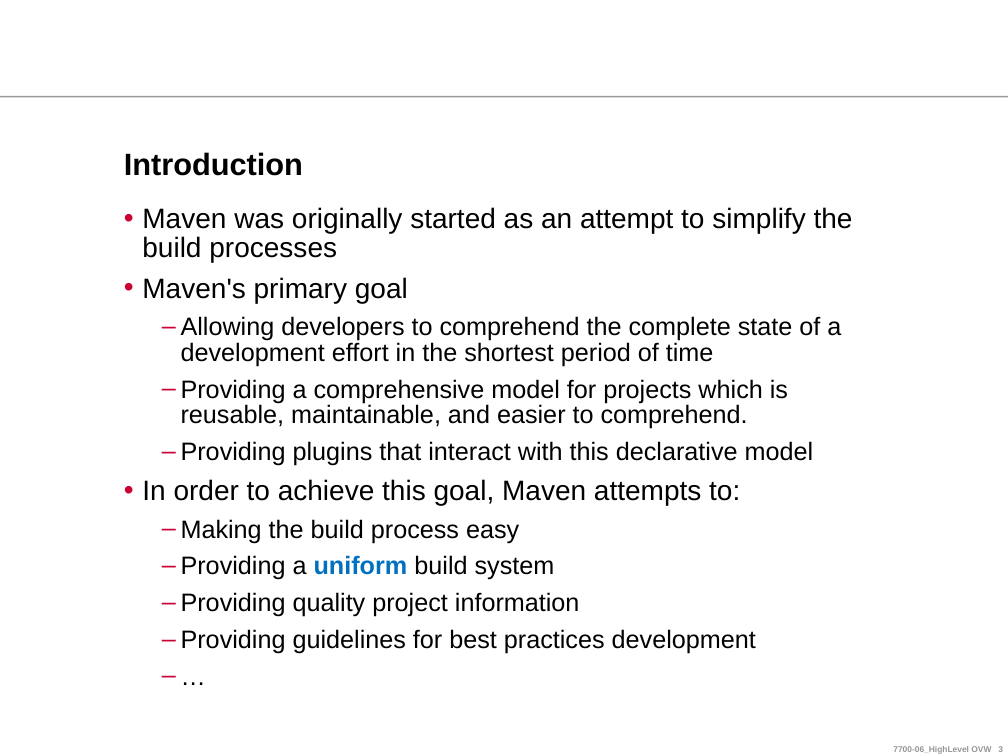
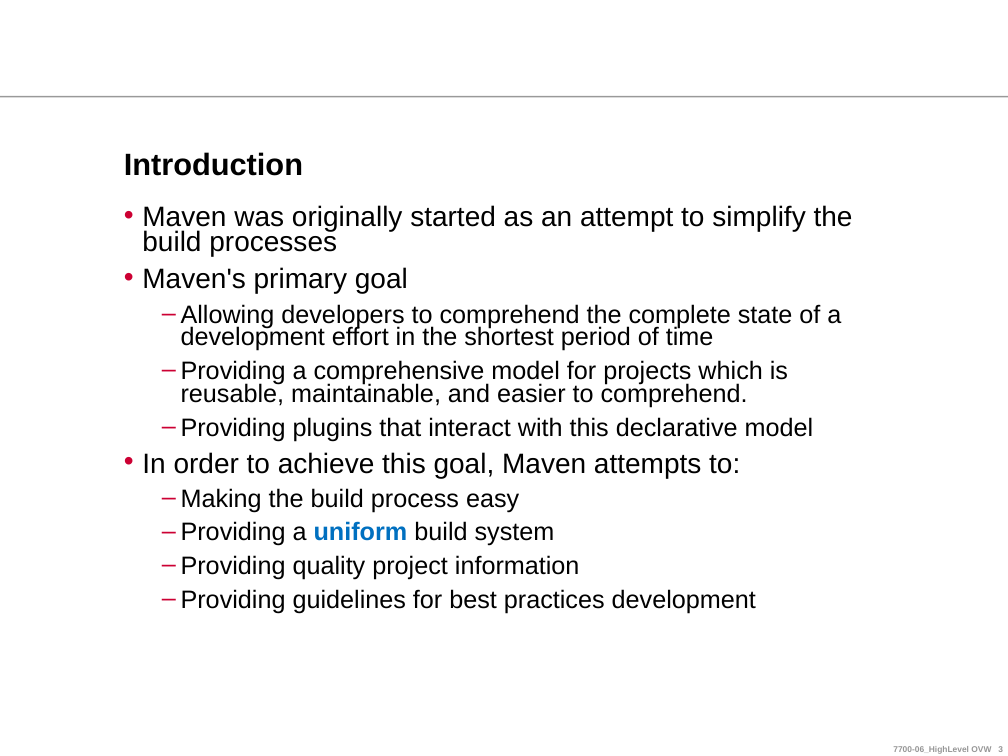
Before and after one commit to ndlongit/longnd-data, a slide deck: slide 3 of Document/Tutorial/[Presentation] Maven.ppt. Drawn at 1008x756 pixels with LibreOffice and Linux fonts; fonts in the diff are those of the drawing; background and template pictures are left out. Boxes give left, top, right and bottom in pixels: in the first picture for what was removed or moved away, otherwise in the second. Text is boxed around its words. In the diff, an @@ line names an element or a change of style, - is before the commit and + after.

```diff
--- a/Document/Tutorial/[Presentation] Maven.ppt
+++ b/Document/Tutorial/[Presentation] Maven.ppt
@@ text at (x1=142, y1=205, x2=853, y2=614): paragraph removed @@
-  – …
@@ text "Maven was originally started as ..." at (x1=142, y1=205, x2=853, y2=614): line spacing 0.85 to 0.75 @@
```
Also in this commit, not shown: 11 other slides changed, 11 slides added, 7 slides removed, 1 other file.
